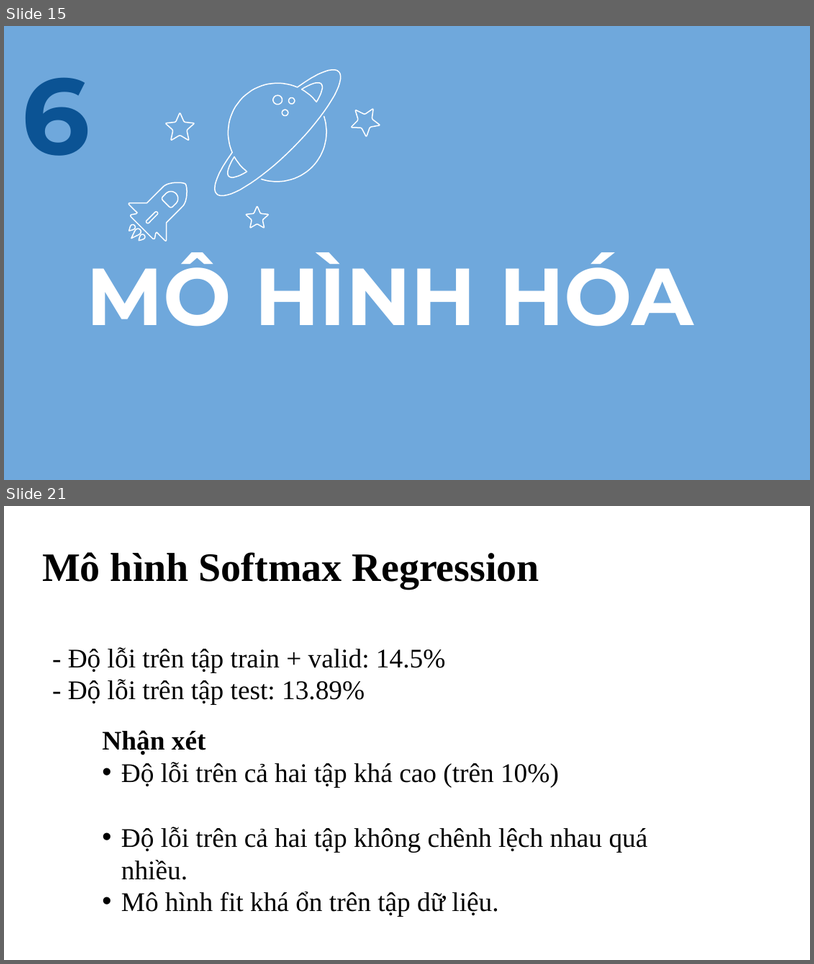
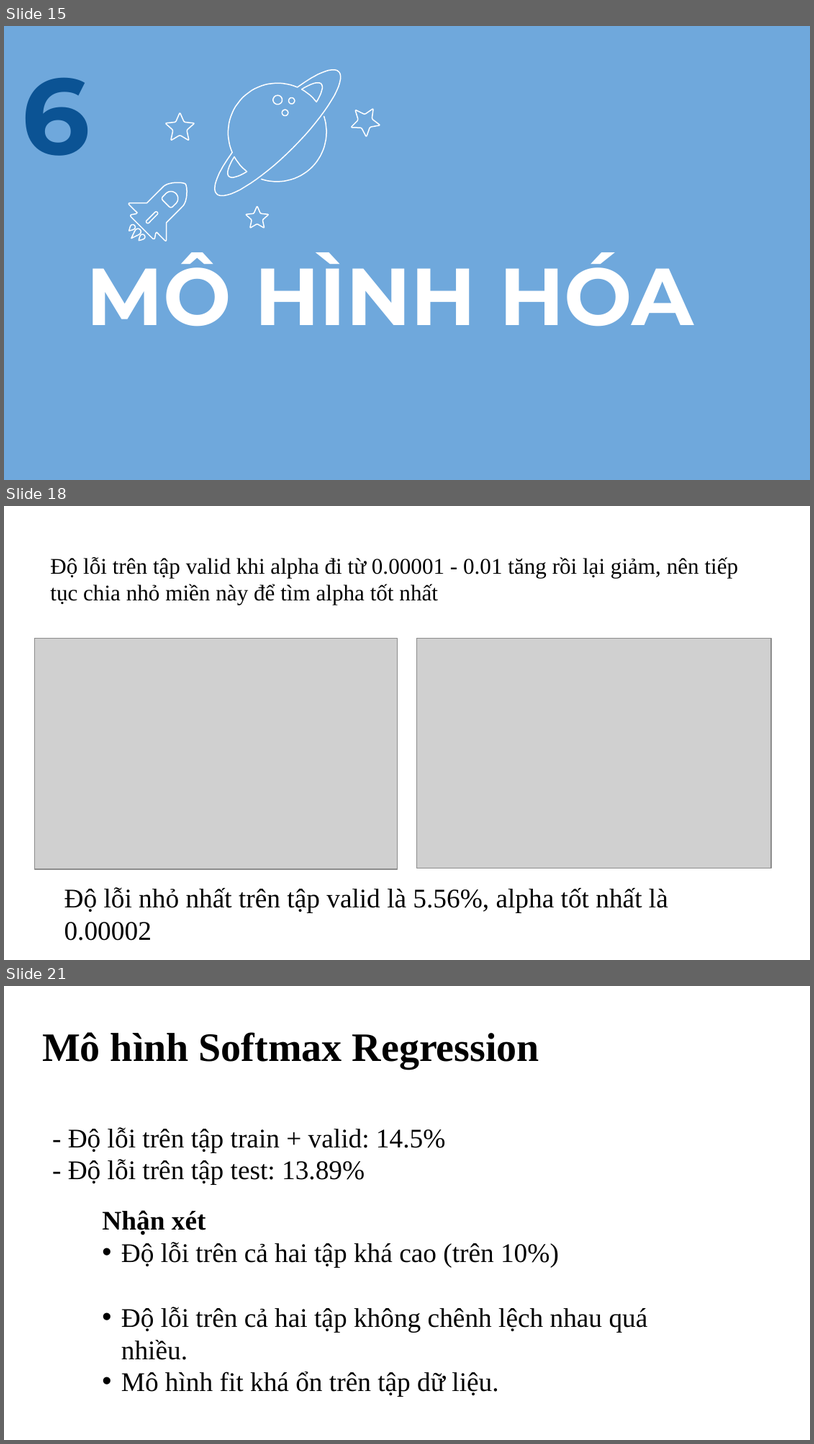
Before and after one commit to lethanhson1504/datascience-project-group16, a slide deck: Slide.pptx. Shown one above the other, each under a label of ours: slides 15 and 21 before the commit, slides 15, 18 and 21 after it; the slides between them are not shown. The pictures are 814x964 and 814x1444 pixels, drawn with LibreOffice and Linux fonts; fonts in the diff are those of the drawing; grey boxes stand for pictures; background and template pictures are left out. Boxes give left, top, right and bottom in pixels: in the first picture for what was removed or moved away, otherwise in the second. Text is boxed around its words. In the diff, an @@ line names an element or a change of style, - is before the commit and + after.

```diff
--- a/Slide.pptx
+++ b/Slide.pptx
@@ slide 18 added at [4,506,810,960], background picture (left out) @@
@@ text added at [50,557,739,605], 20 pt, text #000000 @@
+Độ lỗi trên tập valid khi alpha đi từ 0.00001 - 0.01 tăng rồi lại giảm, nên tiếp tục chia nhỏ miền này để tìm alpha tốt nhất
@@ picture added at [35,638,398,869] @@
@@ picture added at [417,638,772,868] @@
@@ text added at [64,887,669,940], 24 pt, text #000000 @@
+Độ lỗi nhỏ nhất trên tập valid là 5.56%, alpha tốt nhất là 0.00002
```
Also in this commit, not shown: 4 slides changed, 1 slide removed, 1 other file.
